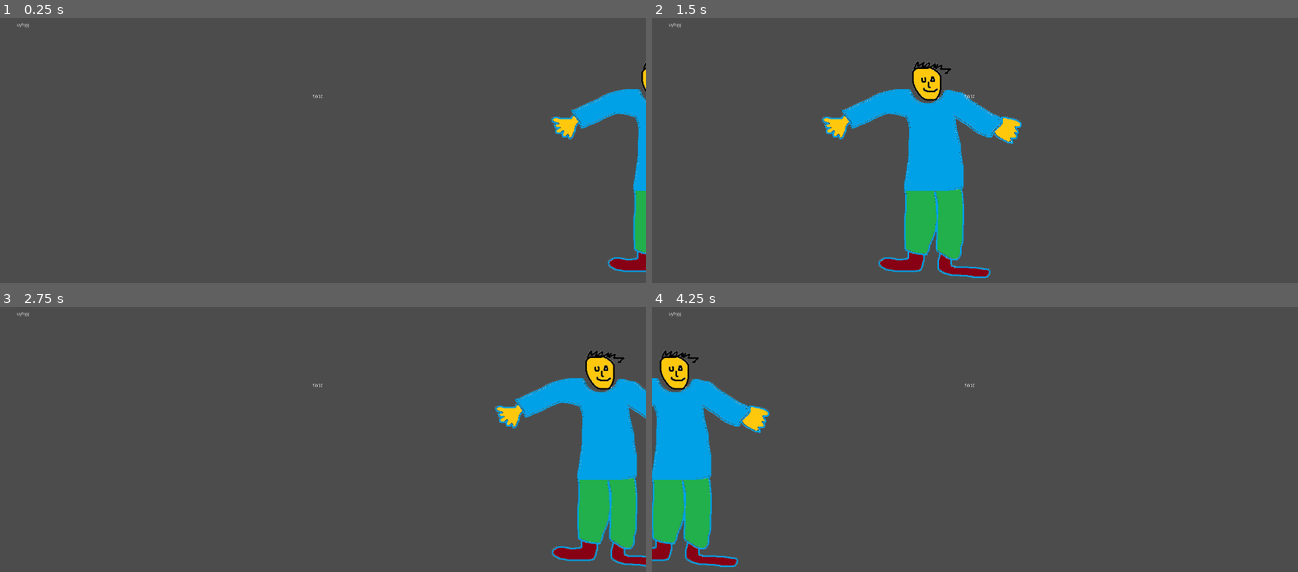
Above: before the commit, frames 1-4 (two rows, left to right).
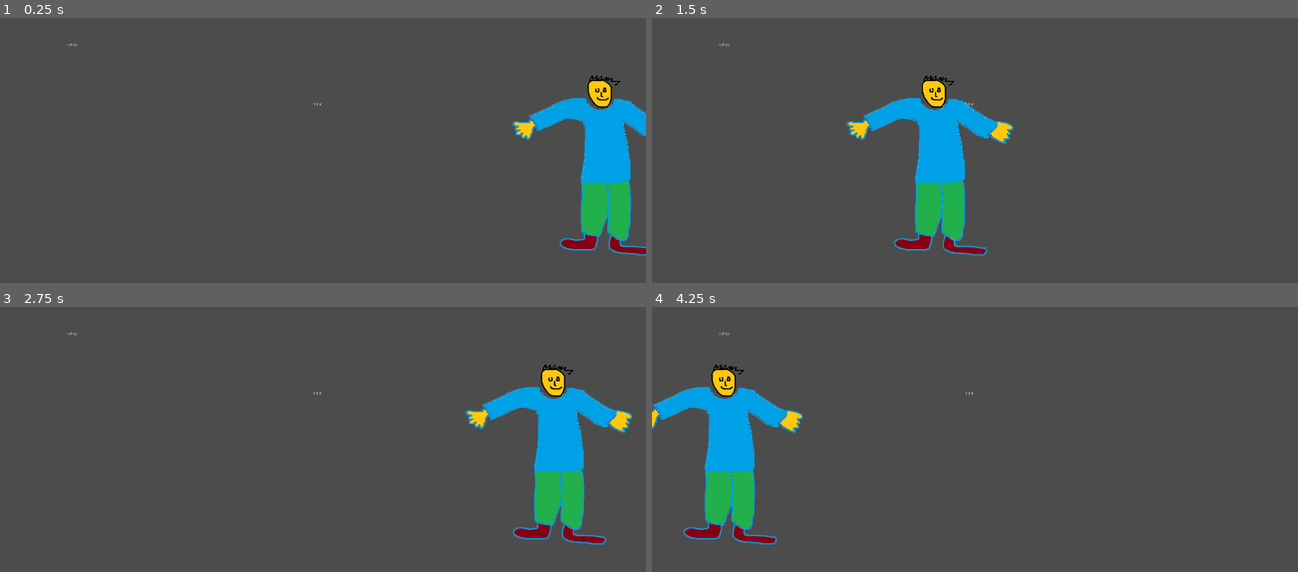
Above: after the commit, the same moments.

Repository: nathangranet/XxX_J4M_XxX
Game: Godot game, scene res://Node2D.tscn
The game is run twice, just before and just after one commit, with the same random seed, the same clock (stepped at 60 frames per second) and the same inputs.
Inputs:
- Up to frame 1 (0.25 s): no input
- Up to frame 2 (1.5 s): tap Keypad 0 (pay) at 0.6, 1.35 s
- Up to frame 3 (2.75 s): tap Keypad 0 (pay) at 2.1 s
- Up to frame 4 (4.25 s): tap Keypad 0 (pay) at 2.85, 3.6 s

The runs differ from the first frame. In frame 1, 6.6% of the frame differs, in the area x 2-100%, y 1-97%; in frame 2, 5.4%; in frame 3, 11%, in the area x 2-100%, y 1-99%; in frame 4, 10%.

Commit message:
a

Diff:
--- a/jeu.tscn
+++ b/jeu.tscn
@@ -46,8 +46,9 @@
 texture = ExtResource( 2 )
 
 [node name="Camera2D" type="Camera2D" parent="."]
-position = Vector2( 956.338, 536.537 )
+position = Vector2( 959.166, 536.537 )
 current = true
+zoom = Vector2( 1.2, 1.2 )
 
 [node name="acheter" type="Label" parent="."]
 margin_left = 924.682
--- a/project.godot
+++ b/project.godot
@@ -23,7 +23,6 @@
 
 window/size/width=1920
 window/size/height=1080
-window/size/fullscreen=true
 
 [input]
 
